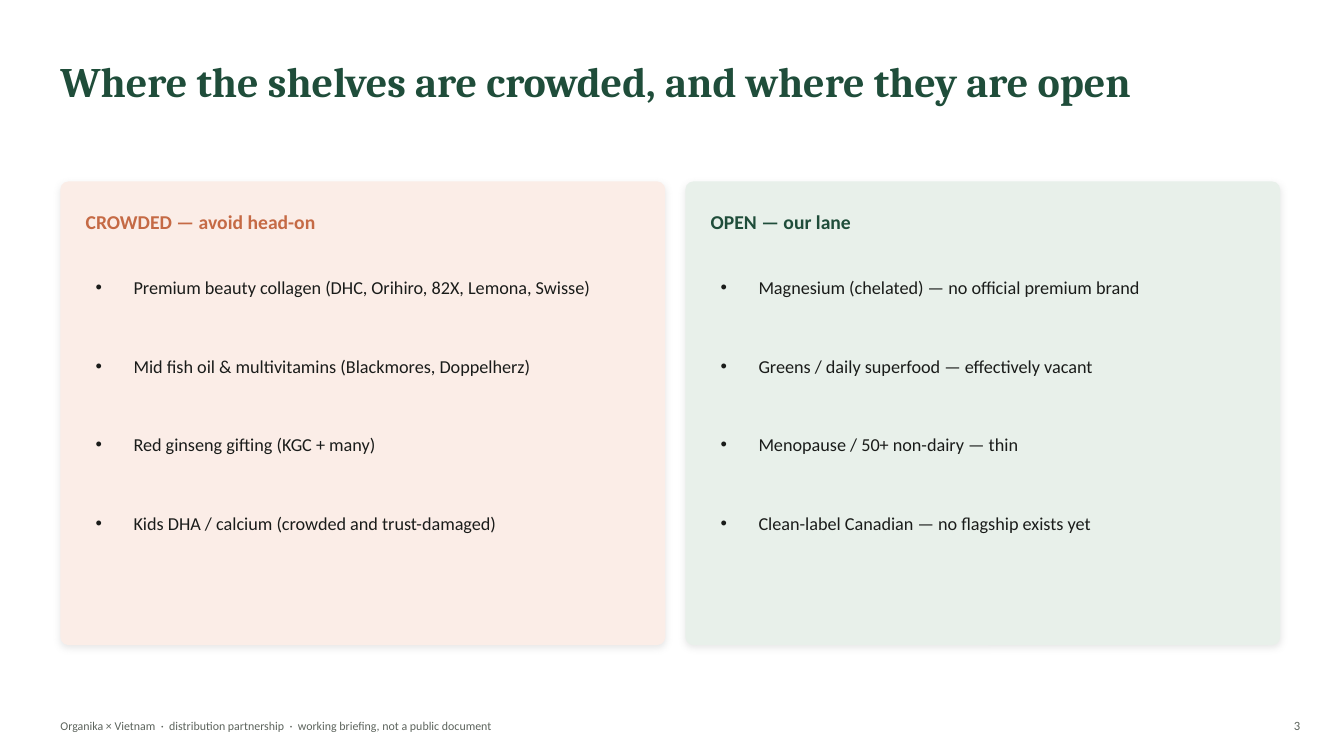
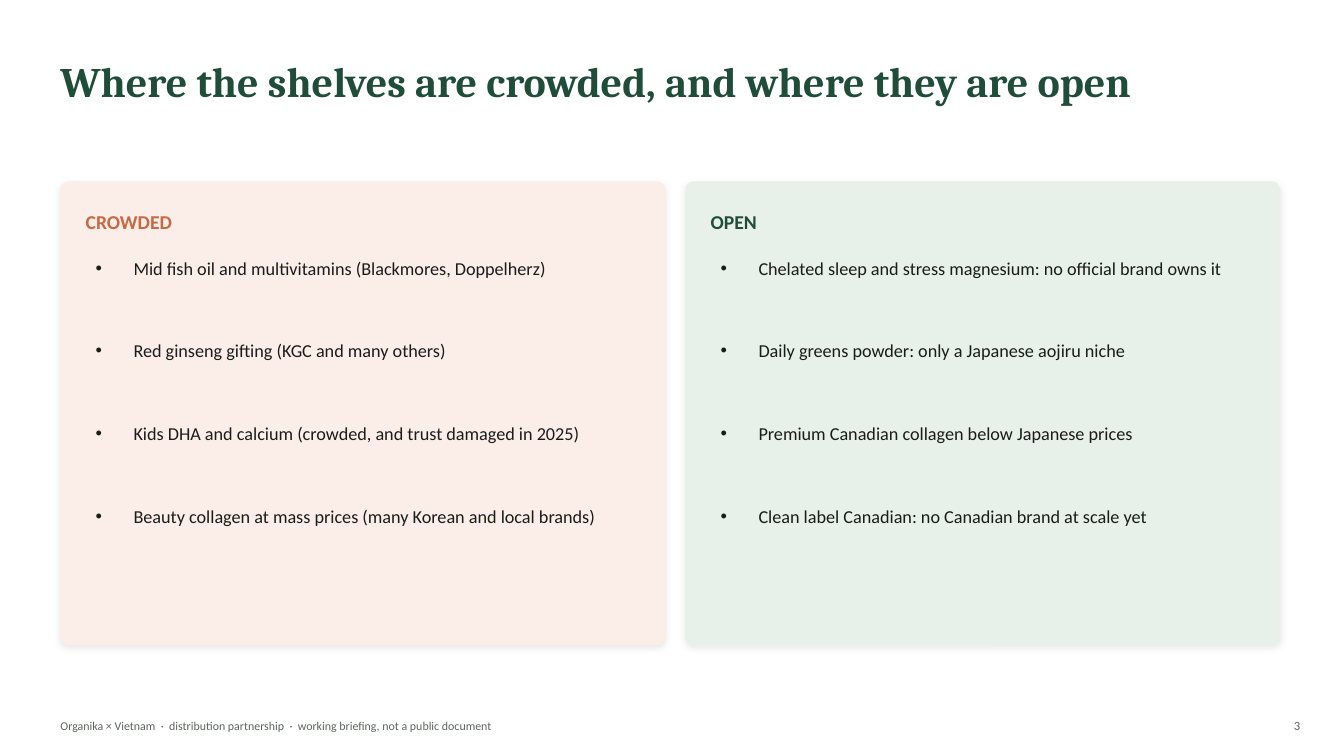
Before and after one commit to louisnto-cloud/my-first-project, a slide deck: slide 3 of vietnam-distributor-pitch.pptx. Drawn at 1344x756 pixels with LibreOffice and Linux fonts; fonts in the diff are those of the drawing. Boxes give left, top, right and bottom in pixels: in the first picture for what was removed or moved away, otherwise in the second. Text is boxed around its words. In the diff, an @@ line names an element or a change of style, - is before the commit and + after.

```diff
--- a/vietnam-distributor-pitch.pptx
+++ b/vietnam-distributor-pitch.pptx
@@ text at <box>86,216,172,229</box>: text changed @@
-CROWDED — avoid head-on
+CROWDED
@@ text at <box>711,216,757,229</box>: text changed @@
-OPEN — our lane
+OPEN
@@ text at <box>134,262,546,278</box>: text changed @@
-• Mid fish oil & multivitamins (Blackmores, Doppelherz)
+• Mid fish oil and multivitamins (Blackmores, Doppelherz)
@@ text at <box>759,262,1221,278</box>: text changed @@
-• Magnesium (chelated) — no official premium brand
+• Chelated sleep and stress magnesium: no official brand owns it
@@ text removed at <box>134,281,590,297</box> @@
-• Premium beauty collagen (DHC, Orihiro, 82X, Lemona, Swisse)
@@ text at <box>134,344,446,360</box>: text changed @@
-• Red ginseng gifting (KGC + many)
+• Red ginseng gifting (KGC and many others)
@@ text at <box>759,344,1125,360</box>: text changed @@
-• Greens / daily superfood — effectively vacant
+• Daily greens powder: only a Japanese aojiru niche
@@ text at <box>134,427,579,443</box>: text changed @@
-• Kids DHA / calcium (crowded and trust-damaged)
+• Kids DHA and calcium (crowded, and trust damaged in 2025)
@@ vertical alignment middle to top in 7 elements at <box>759,510,1147,526</box>, <box>759,262,1221,278</box>, <box>134,262,546,278</box>, <box>134,344,446,360</box>, <box>134,427,579,443</box>, <box>759,344,1125,360</box>, <box>759,427,1133,443</box> @@
@@ text at <box>759,427,1133,443</box>: text changed @@
-• Menopause / 50+ non-dairy — thin
+• Premium Canadian collagen below Japanese prices
@@ text added at <box>134,510,595,526</box>, 13 pt, text #1A1C1A @@
+• Beauty collagen at mass prices (many Korean and local brands)
@@ text at <box>759,510,1147,526</box>: text changed @@
-• Clean-label Canadian — no flagship exists yet
+• Clean label Canadian: no Canadian brand at scale yet
```
Also in this commit, not shown: 9 other slides changed.
